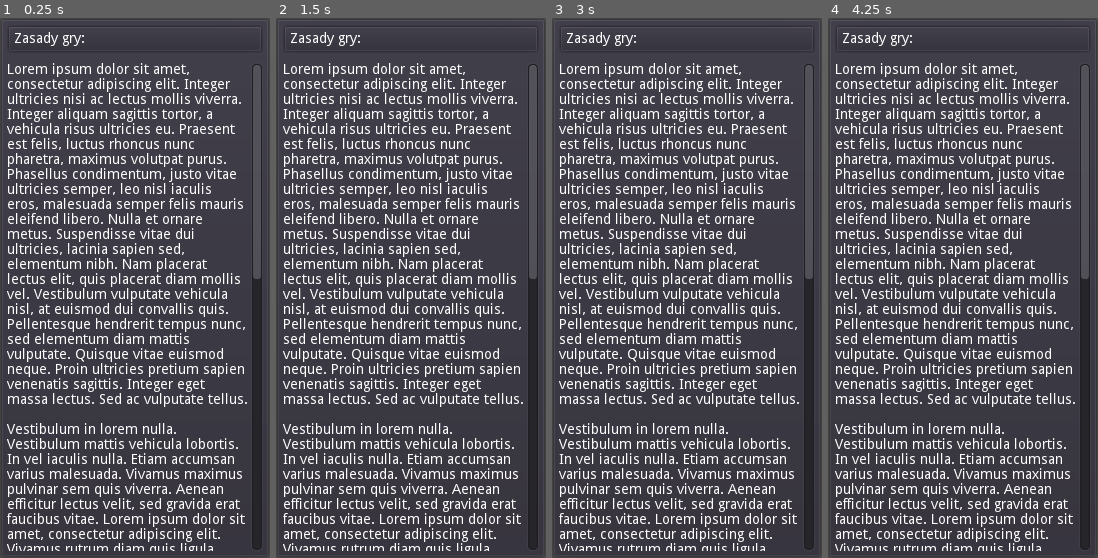
Above: before the commit, frames 1-4 (left to right).
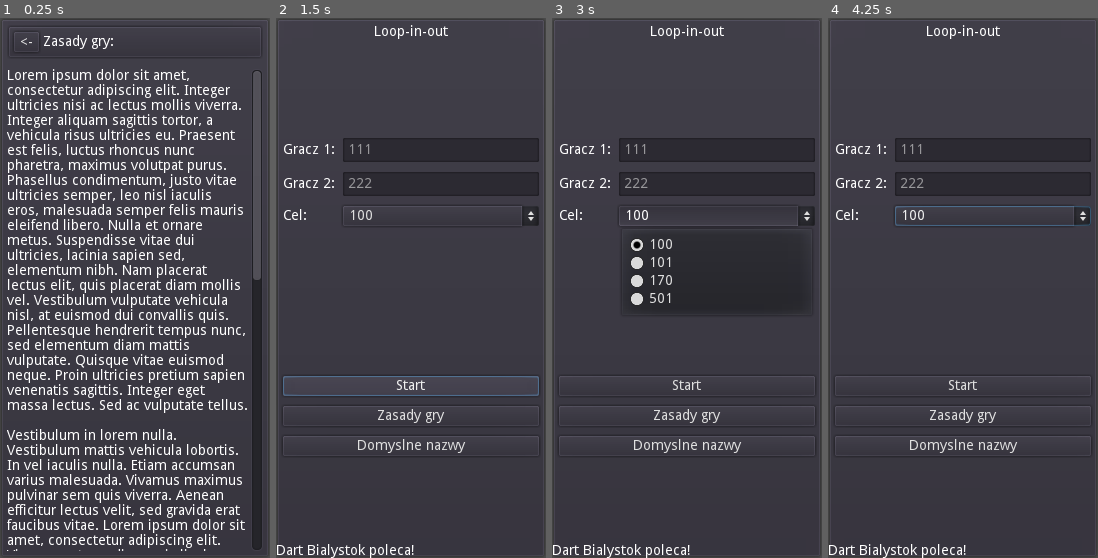
Above: after the commit, the same moments.

Repository: Kiel97/ideal-fortnight
Game: Godot game, scene res://Help.tscn
The game is run twice, just before and just after one commit, with the same random seed, the same clock (stepped at 60 frames per second) and the same inputs. This scene is started directly instead of the project's main scene.
Inputs (mouse positions are in pixels of both pictures, inside the frame that each line leads up to):
- Up to frame 1 (0.25 s): no input
- Up to frame 2 (1.5 s): click (303, 39) at 0.5 s, where only the run after the commit has a clickable "<-"; click (411, 385) at 1.25 s, where only the run after the commit has a clickable "Start"
- Up to frame 3 (3 s): click (687, 385) at 2 s, where only the run after the commit has a clickable "Start"; click (716, 217) at 2.75 s, where only the run after the commit has a clickable "100"
- Up to frame 4 (4.25 s): click (963, 417) at 3.5 s, where only the run after the commit has a clickable "Zasady gry"

The runs differ from the first frame. In frame 1, 31% of the frame differs, in the area x 2-98%, y 2-99%; in frame 2, 24%; in frame 3, 25%; in frame 4, 24%.

Commit message:
Help activity update

Diff:
--- /dev/null
+++ b/LoopInOut/Help.gd
@@ -0,0 +1,4 @@
+extends Control
+
+func _on_BackButton_pressed() -> void:
+	get_tree().change_scene("res://Main.tscn")
--- a/LoopInOut/Help.tscn
+++ b/LoopInOut/Help.tscn
@@ -1,8 +1,11 @@
-[gd_scene format=2]
+[gd_scene load_steps=2 format=2]
+
+[ext_resource path="res://Help.gd" type="Script" id=1]
 
 [node name="Help" type="Control"]
 anchor_right = 1.0
 anchor_bottom = 1.0
+script = ExtResource( 1 )
 
 [node name="PanelContainer" type="PanelContainer" parent="."]
 anchor_right = 1.0
@@ -17,17 +20,28 @@
 
 [node name="PanelContainer" type="PanelContainer" parent="PanelContainer/VBoxContainer"]
 margin_right = 256.0
-margin_bottom = 28.0
+margin_bottom = 34.0
 
-[node name="RulesHeaderLabel" type="Label" parent="PanelContainer/VBoxContainer/PanelContainer"]
+[node name="HBoxContainer" type="HBoxContainer" parent="PanelContainer/VBoxContainer/PanelContainer"]
 margin_left = 7.0
 margin_top = 7.0
 margin_right = 249.0
-margin_bottom = 21.0
+margin_bottom = 27.0
+
+[node name="BackButton" type="Button" parent="PanelContainer/VBoxContainer/PanelContainer/HBoxContainer"]
+margin_right = 25.0
+margin_bottom = 20.0
+text = "<-"
+
+[node name="RulesHeaderLabel" type="Label" parent="PanelContainer/VBoxContainer/PanelContainer/HBoxContainer"]
+margin_left = 29.0
+margin_top = 3.0
+margin_right = 100.0
+margin_bottom = 17.0
 text = "Zasady gry:"
 
 [node name="RulesRichTextLabel" type="RichTextLabel" parent="PanelContainer/VBoxContainer"]
-margin_top = 38.0
+margin_top = 44.0
 margin_right = 256.0
 margin_bottom = 526.0
 size_flags_vertical = 3
@@ -40,3 +54,4 @@
 Integer elementum maximus dui. Proin quis molestie nunc. Vestibulum ante ipsum primis in faucibus orci luctus et ultric …(243 unchanged characters)…
 
 Donec vitae metus id metus eleifend pharetra. Donec porta elit non ipsum tempor aliquam. In sem tellus, egestas quis le …(241 unchanged characters)…
+[connection signal="pressed" from="PanelContainer/VBoxContainer/PanelContainer/HBoxContainer/BackButton" to="." method="_on_BackButton_pressed"]
